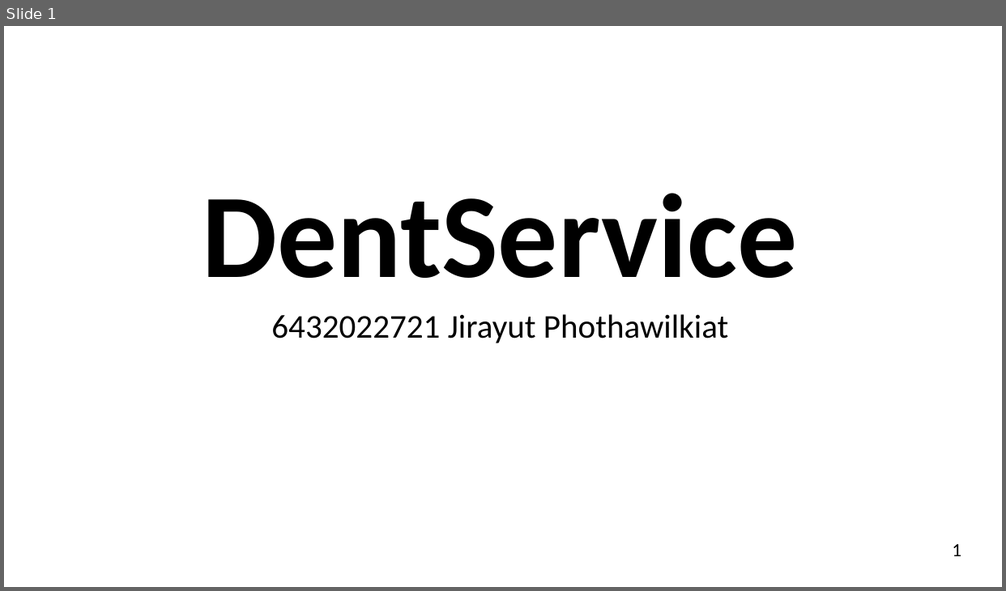
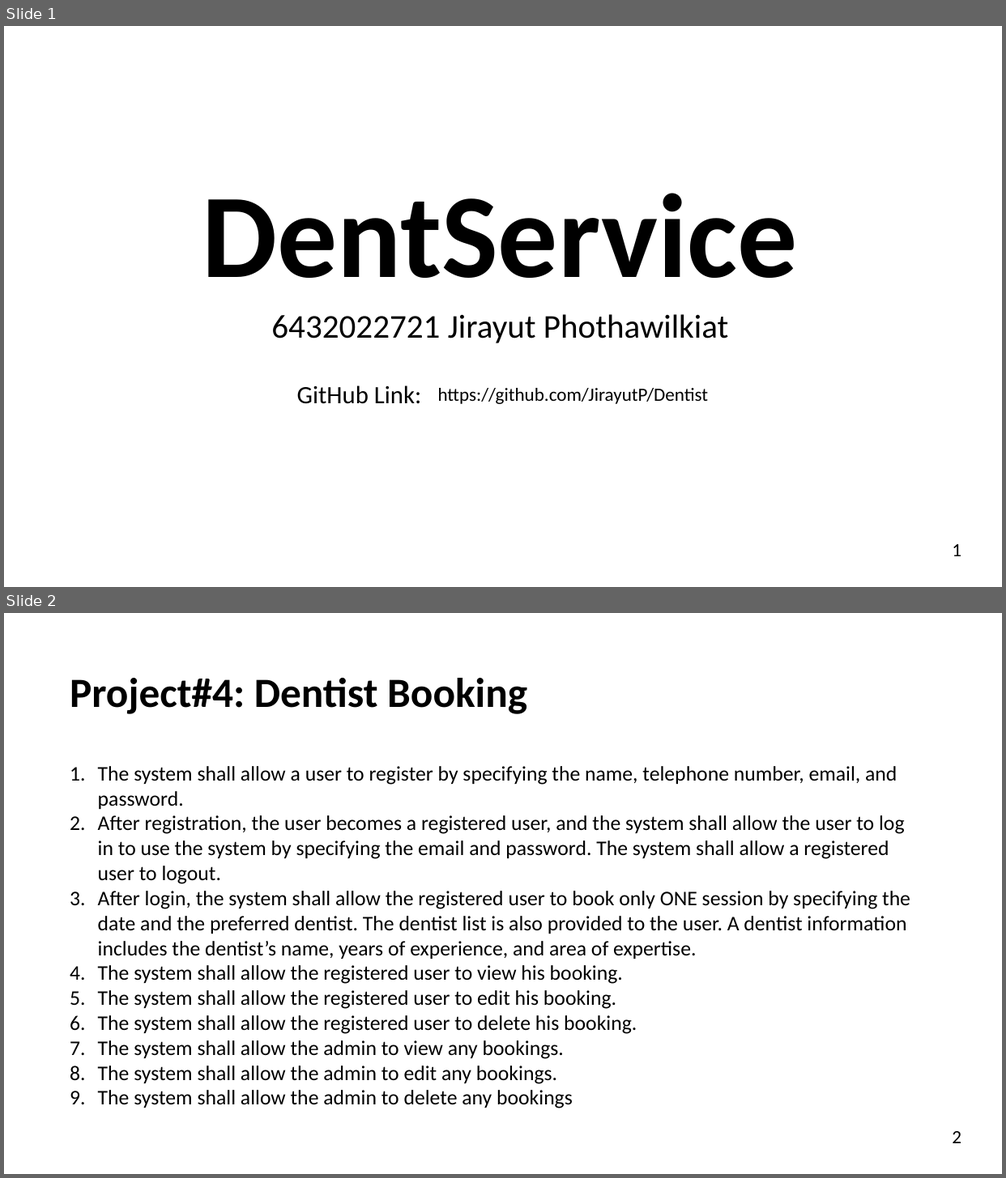
Before and after one commit to JirayutP/Dentist, a slide deck: งานนำเสนอ1.pptx. Shown one above the other, each under a label of ours: slide 1 before the commit, slides 1 and 2 after it. The pictures are 1006x591 and 1006x1178 pixels, drawn with LibreOffice and Linux fonts; fonts in the diff are those of the drawing. Boxes give left, top, right and bottom in pixels: in the first picture for what was removed or moved away, otherwise in the second. Text is boxed around its words. In the diff, an @@ line names an element or a change of style, - is before the commit and + after.

Commit message:
fix slide after fix after fix after fix

```diff
--- a/งานนำเสนอ1.pptx
+++ b/งานนำเสนอ1.pptx
@@ slide 2 added at <box>4,613,1002,1174</box>, background #FFFFFF @@
@@ text added at <box>70,678,527,714</box>, 40 pt, text #000000, bold @@
+Project#4: Dentist Booking
@@ text added at <box>98,766,910,1109</box>, 20 pt, text #000000 @@
+1. The system shall allow a user to register by specifying the name, telephone number, email, and password.
+2. After registration, the user becomes a registered user, and the system shall allow the user to log in to use the system by specifying the email and password. The system shall allow a registered user to logout.
+3. After login, the system shall allow the registered user to book only ONE session by specifying the date and the preferred dentist. The dentist list is also provided to the user. A dentist information includes the dentist’s name, years of experience, and area of expertise.
+4. The system shall allow the registered user to view his booking.
+5. The system shall allow the registered user to edit his booking.
+6. The system shall allow the registered user to delete his booking.
+7. The system shall allow the admin to view any bookings.
+8. The system shall allow the admin to edit any bookings.
+9. The system shall allow the admin to delete any bookings
@@ text added at <box>952,1131,961,1144</box>, 18 pt, text #000000 @@
+2
@@ slide 1 changed as well @@
@@ text added at <box>297,386,421,404</box>, 24 pt, text #000000 @@
+GitHub Link:
@@ text added at <box>438,388,709,404</box>, 18 pt, text #000000 @@
+https://github.com/JirayutP/Dentist
```
Also in this commit, not shown: 11 other slides changed, 7 other slides added, 1 other file.
